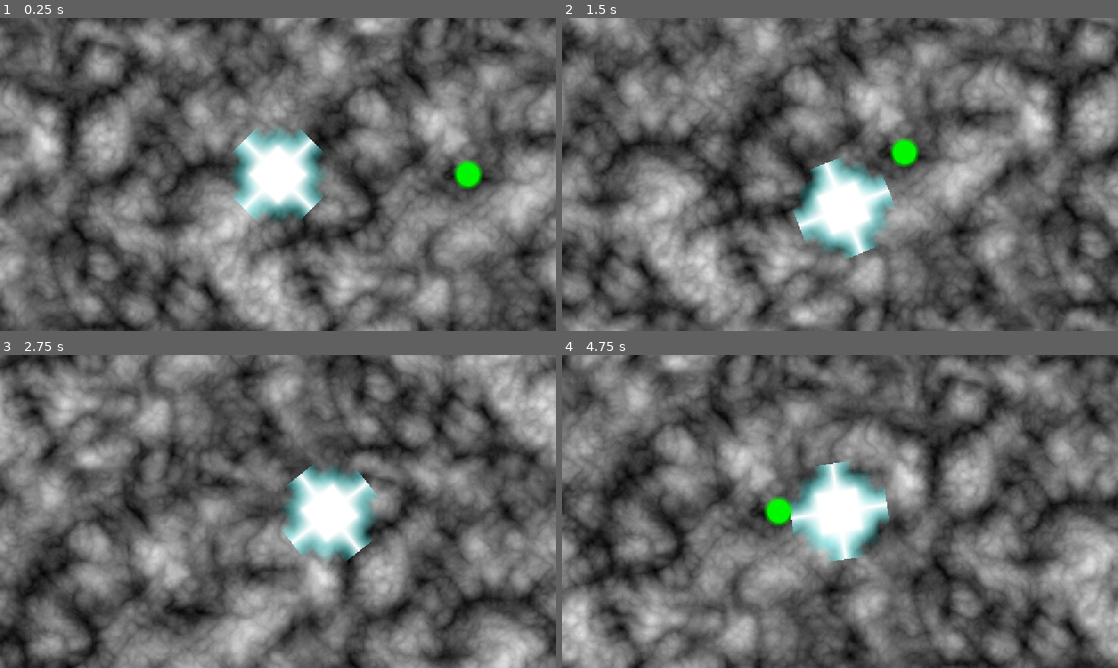
Above: before the commit, frames 1-4 (two rows, left to right).
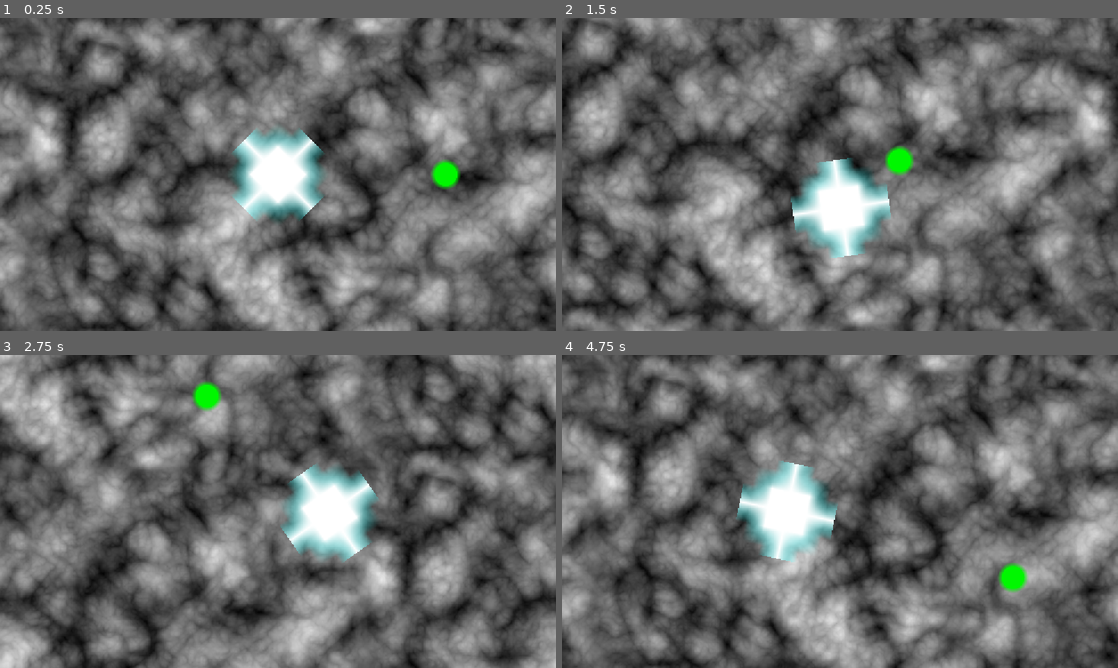
Above: after the commit, the same moments.

Repository: FreeformWave544/Seriously-Juniper
Game: Godot game, scene res://Levels/main.tscn
Two runs of this game, one before a commit and one after it. Both use one fixed random seed, a clock stepped at 60 frames per second and the inputs below. This scene is started directly instead of the project's main scene.
Inputs:
- Up to frame 1 (0.25 s): no input
- Up to frame 2 (1.5 s): tap Enter (ui_accept) at 0.5, 0.77 s; hold Right (ui_right) 0.53-1.28 s; tap Alt at 0.6 s; hold Down (ui_down) from 1.28 s (still down); tap Shift at 1.35 s
- Up to frame 3 (2.75 s): tap Enter (ui_accept) at 1.52 s; release Down (ui_down) at 2.03 s; hold Right (ui_right) from 2.03 s (still down); tap Alt at 2.1 s
- Up to frame 4 (4.75 s): release Right (ui_right) at 2.78 s; hold Up (ui_up) 2.78-3.53 s; tap Shift at 2.85, 4.35 s; tap Enter (ui_accept) at 3.02, 3.77, 4.52 s; hold Left (ui_left) from 3.53 s (still down); tap Alt at 3.6 s

The runs differ from the first frame. In frame 1, 0.7% of the frame differs, in the area x 77-87%, y 45-55%; in frame 2, 64%; in frame 3, 63%; in frame 4, 67%, in the area x 0-100%, y 0-100%.

Commit message:
Slime follow

Diff:
--- a/Levels/main.gd
+++ b/Levels/main.gd
@@ -6,3 +6,5 @@
 			var col = $Player.get_slide_collision(i)
 			if col.get_collider() is RigidBody2D:
 				col.get_collider().apply_force(col.get_normal() * -($Player.direction.length() * 100.0))
+	for slime in $Slimes.get_children():
+		slime.global_position = lerp(slime.global_position, $Player.global_position, delta / 2.0)
--- a/Levels/main.tscn
+++ b/Levels/main.tscn
@@ -30,5 +30,7 @@
 
 [node name="Player" parent="." unique_id=2072217823 instance=ExtResource("1_gnif3")]
 
-[node name="Slime" parent="." unique_id=1198666618 instance=ExtResource("2_lwy2l")]
+[node name="Slimes" type="Node" parent="." unique_id=1062139162]
+
+[node name="Slime" parent="Slimes" unique_id=1198666618 instance=ExtResource("2_lwy2l")]
 position = Vector2(394, 0)
